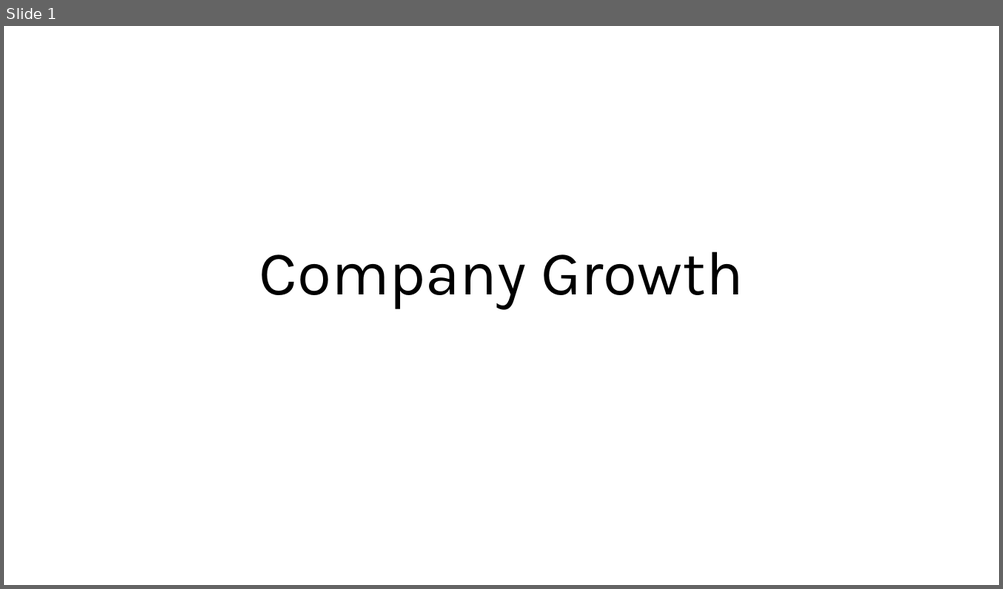
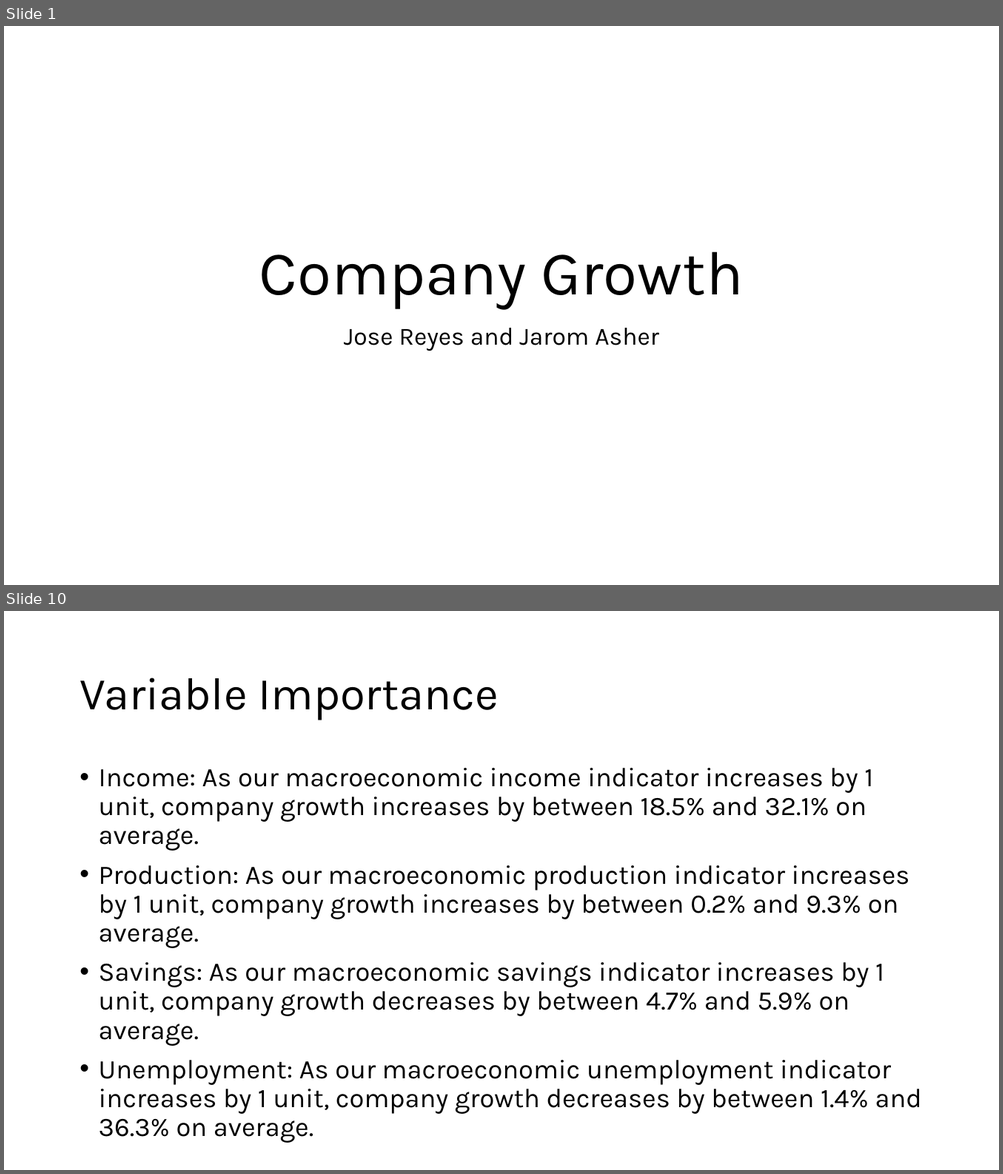
Before and after one commit to jerhomie2/CompanyGrowth, a slide deck: Company Growth.pptx. Shown one above the other, each under a label of ours: slide 1 before the commit, slides 1 and 10 after it; the slides between them are not shown. The pictures are 1003x589 and 1003x1174 pixels, drawn with LibreOffice and Linux fonts; fonts in the diff are those of the drawing. Boxes give left, top, right and bottom in pixels: in the first picture for what was removed or moved away, otherwise in the second. Text is boxed around its words. In the diff, an @@ line names an element or a change of style, - is before the commit and + after.

```diff
--- a/Company Growth.pptx
+++ b/Company Growth.pptx
@@ slide 10 added at (4, 611, 999, 1170), background #FFFFFF @@
@@ title added at (79, 678, 498, 721), 44 pt, text #000000 @@
+Variable Importance
@@ text added at (99, 768, 922, 1114), 25.9 pt, text #000000 @@
+• Income: As our macroeconomic income indicator increases by 1 unit, company growth increases by between 18.5% and 32.1% on average.
+• Production: As our macroeconomic production indicator increases by 1 unit, company growth increases by between 0.2% and 9.3% on average.
+• Savings: As our macroeconomic savings indicator increases by 1 unit, company growth decreases by between 4.7% and 5.9% on average.
+• Unemployment: As our macroeconomic unemployment indicator increases by 1 unit, company growth decreases by between 1.4% and 36.3% on average.
@@ slide 1 changed as well @@
@@ subtitle added at (344, 328, 659, 352), 24 pt, text #000000 @@
+Jose Reyes and Jarom Asher
```
Also in this commit, not shown: 8 other slides added.
